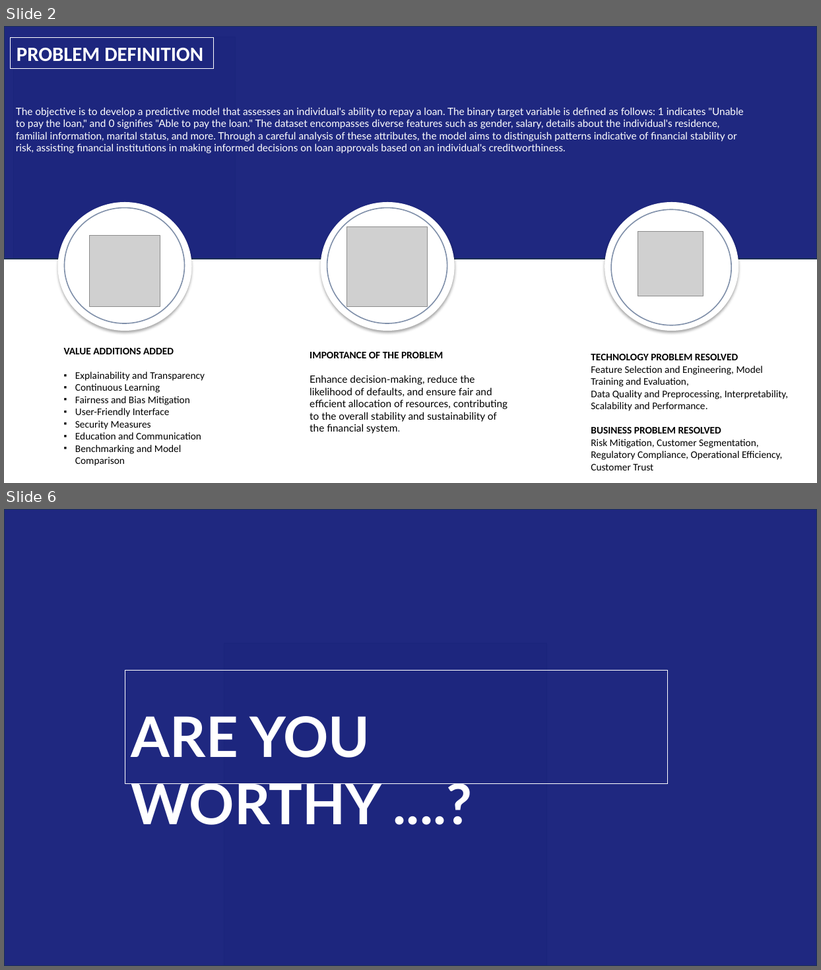
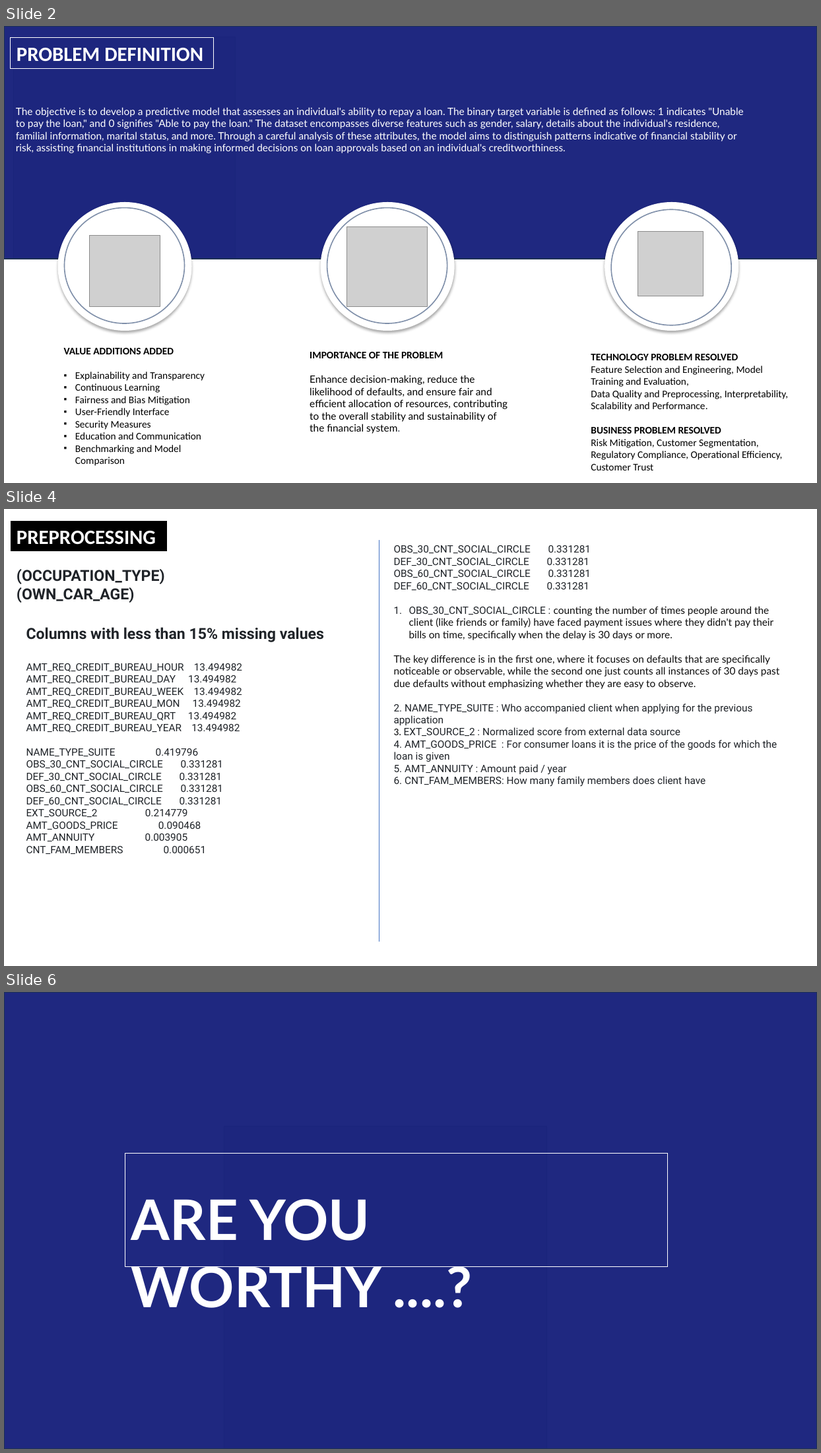
Before and after one commit to v-dev688/THE_CREDIT_CARD_PROJECT, a slide deck: FINALPPT.pptx. Shown one above the other, each under a label of ours: slides 2 and 6 before the commit, slides 2, 4 and 6 after it; the slides between them are not shown. The pictures are 821x970 and 821x1453 pixels, drawn with LibreOffice and Linux fonts; fonts in the diff are those of the drawing; grey boxes stand for pictures. Boxes give left, top, right and bottom in pixels: in the first picture for what was removed or moved away, otherwise in the second. Text is boxed around its words. In the diff, an @@ line names an element or a change of style, - is before the commit and + after.

Commit message:
change in ppt

```diff
--- a/FINALPPT.pptx
+++ b/FINALPPT.pptx
@@ slide 4 added at <box>4,509,817,966</box>, background #FFFFFF @@
@@ rectangle added at <box>11,521,168,551</box>, fill #000000, outline #FFFFFF 0.75 pt, 24 pt, text #FFFFFF, bold @@
+PREPROCESSING
@@ line added from (379, 540) to (379, 942), #4472C4 0.5 pt @@
@@ text added at <box>394,545,780,787</box>, 12 pt, text #1F2328 @@
+OBS_30_CNT_SOCIAL_CIRCLE 0.331281
+DEF_30_CNT_SOCIAL_CIRCLE 0.331281
+OBS_60_CNT_SOCIAL_CIRCLE 0.331281
+DEF_60_CNT_SOCIAL_CIRCLE 0.331281
+1. OBS_30_CNT_SOCIAL_CIRCLE : counting the number of times people around the client (like friends or family) have faced payment issues where they didn't pay their bills on time, specifically when the delay is 30 days or more.
+The key difference is in the first one, where it focuses on defaults that are specifically noticeable or observable, while the second one just counts all instances of 30 days past due defaults without emphasizing whether they are easy to observe.
+2. NAME_TYPE_SUITE : Who accompanied client when applying for the previous application
+3. EXT_SOURCE_2 : Normalized score from external data source
+4. AMT_GOODS_PRICE : For consumer loans it is the price of the goods for which the loan is given
+5. AMT_ANNUITY : Amount paid / year
+6. CNT_FAM_MEMBERS: How many family members does client have
@@ text added at <box>17,569,165,603</box>, 18 pt, text #1F2328, bold @@
+(OCCUPATION_TYPE)
+(OWN_CAR_AGE)
@@ text added at <box>26,627,324,854</box>, 12 pt, text #1F2328 @@
+Columns with less than 15% missing values
+AMT_REQ_CREDIT_BUREAU_HOUR 13.494982
+AMT_REQ_CREDIT_BUREAU_DAY 13.494982
+AMT_REQ_CREDIT_BUREAU_WEEK 13.494982
+AMT_REQ_CREDIT_BUREAU_MON 13.494982
+AMT_REQ_CREDIT_BUREAU_QRT 13.494982
+AMT_REQ_CREDIT_BUREAU_YEAR 13.494982
+NAME_TYPE_SUITE 0.419796
+OBS_30_CNT_SOCIAL_CIRCLE 0.331281
+DEF_30_CNT_SOCIAL_CIRCLE 0.331281
+OBS_60_CNT_SOCIAL_CIRCLE 0.331281
+DEF_60_CNT_SOCIAL_CIRCLE 0.331281
+EXT_SOURCE_2 0.214779
+AMT_GOODS_PRICE 0.090468
+AMT_ANNUITY 0.003905
+CNT_FAM_MEMBERS 0.000651
```
Also in this commit, not shown: 1 slide removed, 1 other file.
